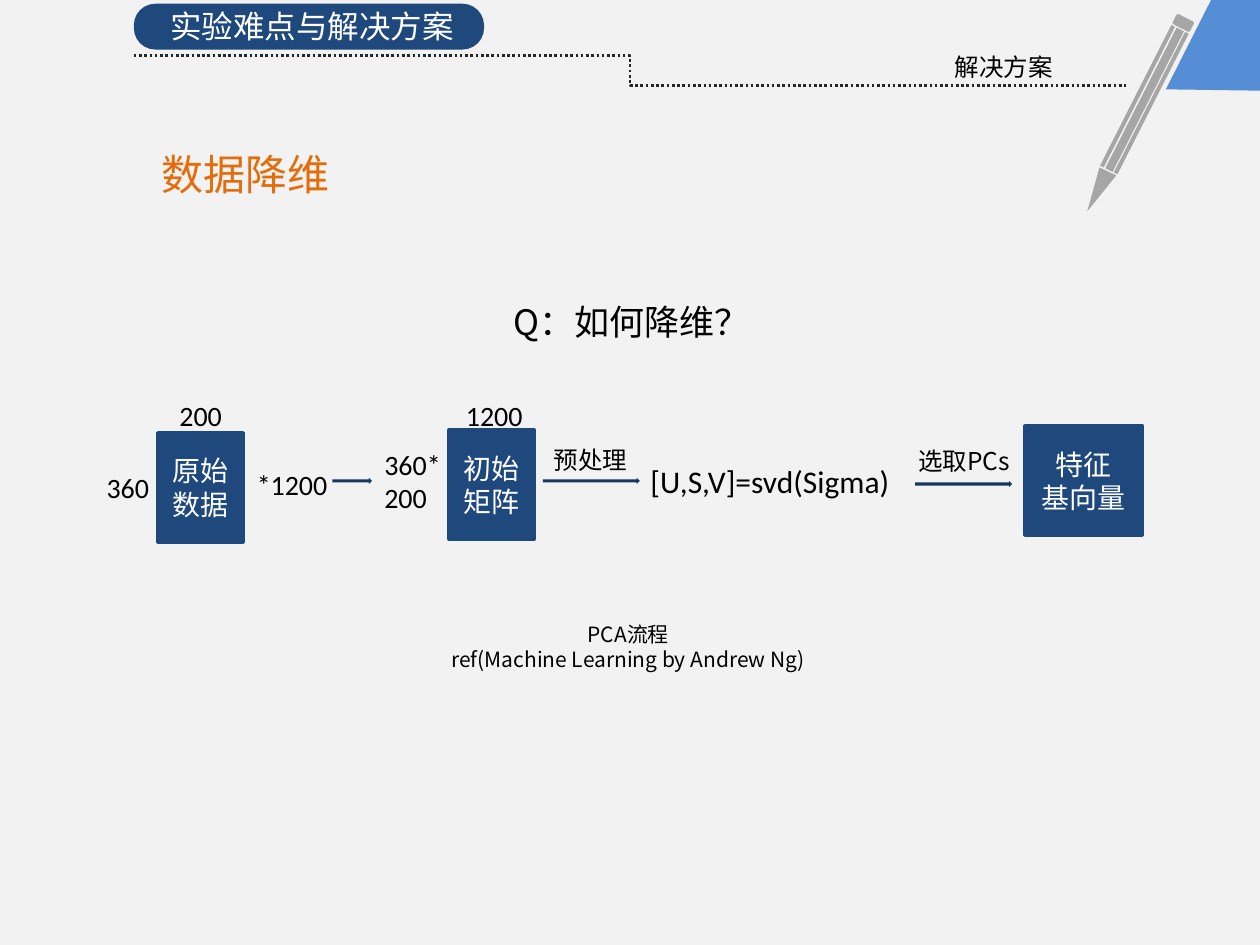
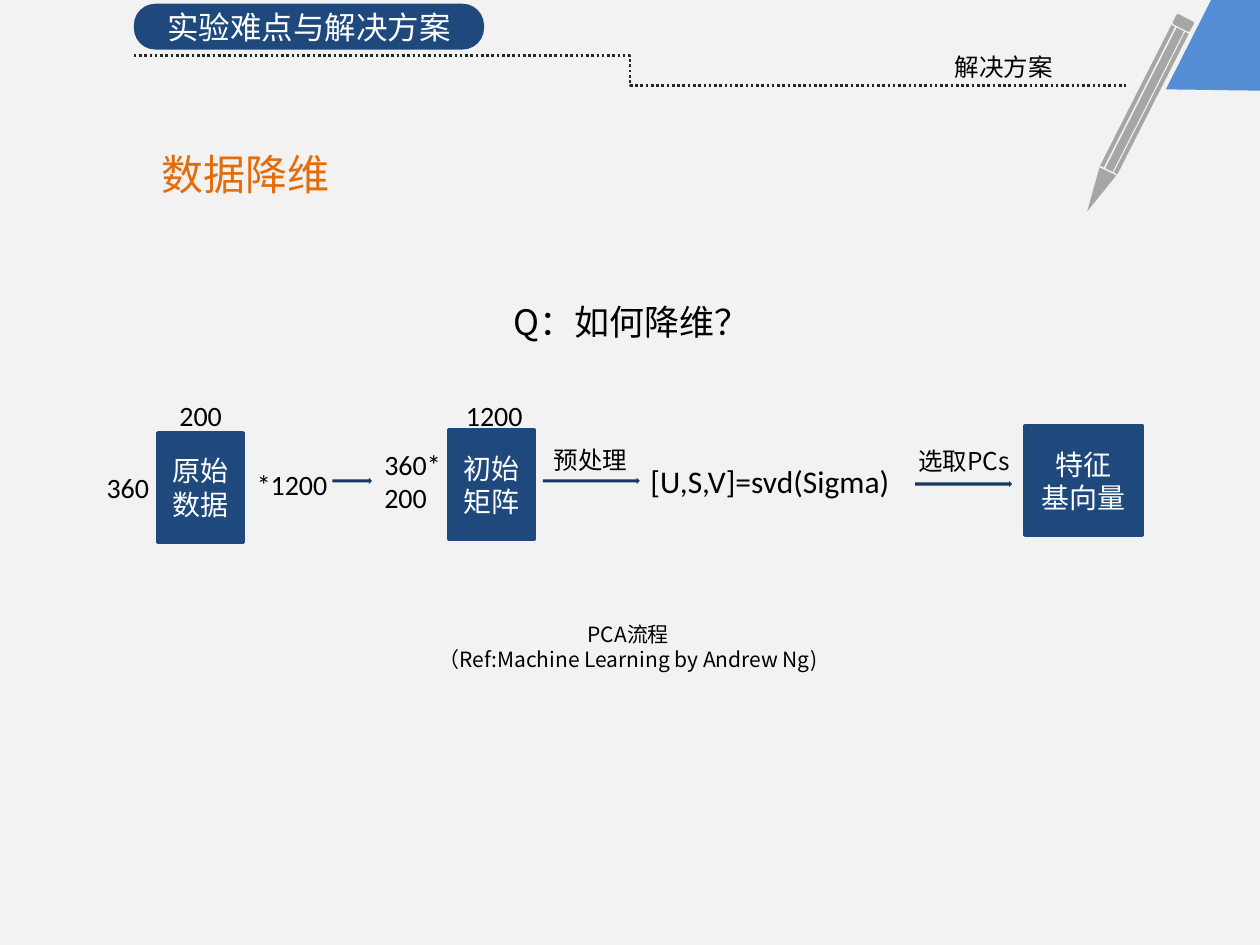
Before and after one commit to KrisCheng/GraduationDesign, a slide deck: slide 11 of FinalPaper/毕业答辩.pptx. Drawn at 1260x945 pixels with LibreOffice and Linux fonts; fonts in the diff are those of the drawing. Boxes give left, top, right and bottom in pixels: in the first picture for what was removed or moved away, otherwise in the second. Text is boxed around its words. In the diff, an @@ line names an element or a change of style, - is before the commit and + after.

```diff
--- a/FinalPaper/毕业答辩.pptx
+++ b/FinalPaper/毕业答辩.pptx
@@ text in rounded rectangle at bbox=[167, 12, 451, 42]: text added @@
+实验难点与解决方案
@@ text removed at bbox=[170, 11, 454, 41] @@
-实验难点与解决方案
@@ text at bbox=[439, 649, 817, 672]: text changed @@
-ref(Machine Learning by Andrew Ng)
+（Ref:Machine Learning by Andrew Ng)
```
Also in this commit, not shown: 11 other slides changed, 5 slides added, 11 slides removed, 1 other file.
